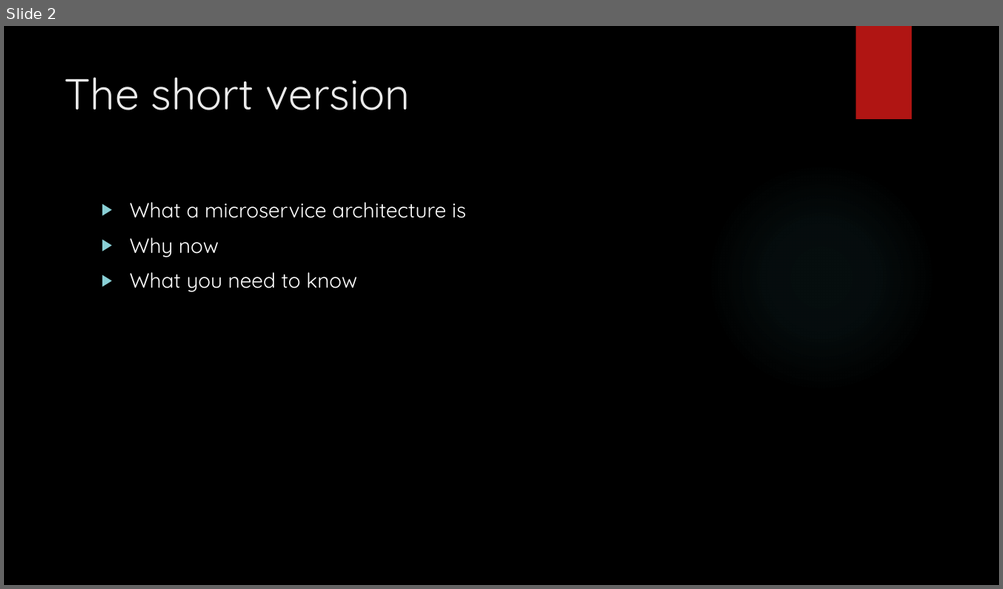
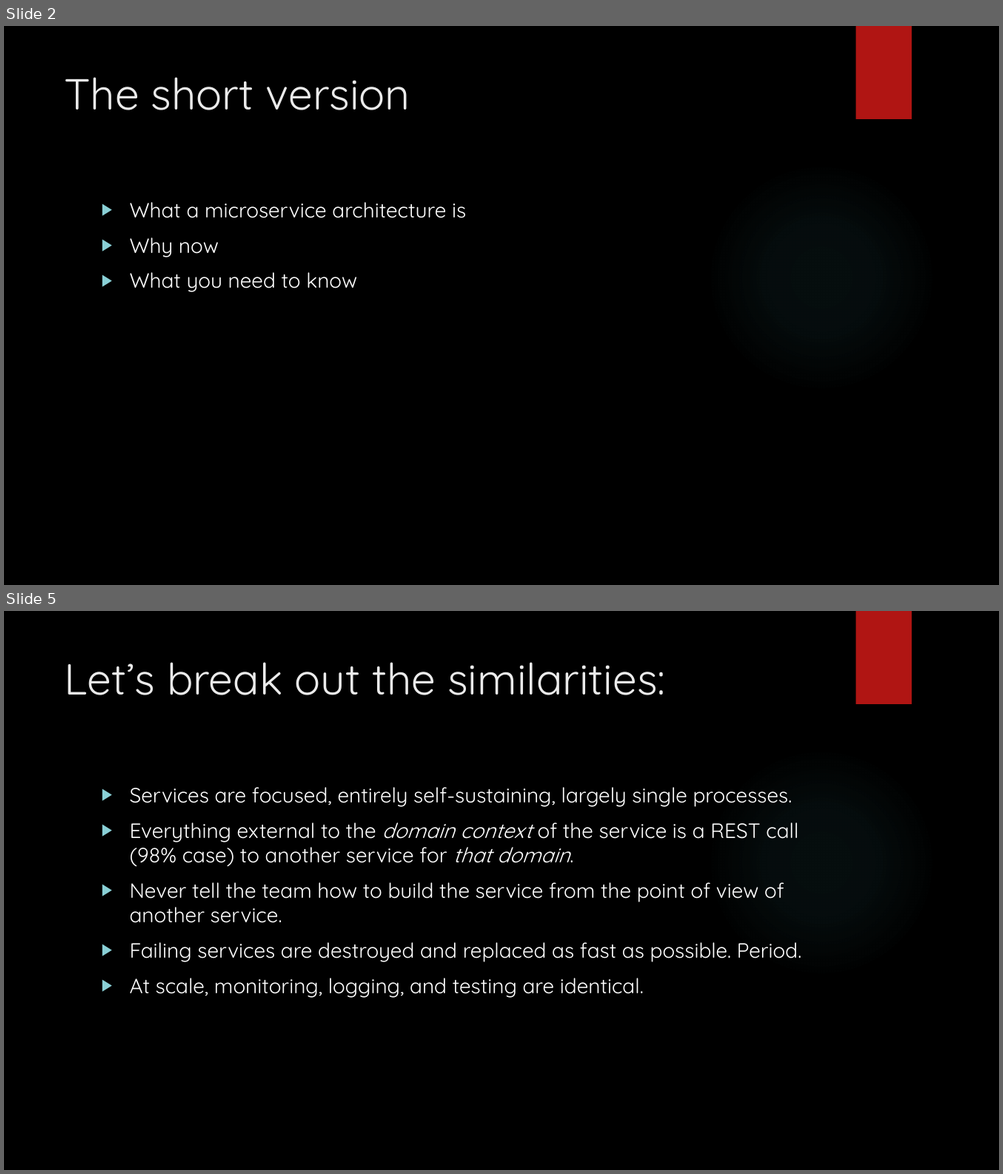
Before and after one commit to arif-aigonix/leap2015, a slide deck: Microservices Overview.pptx. Shown one above the other, each under a label of ours: slide 2 before the commit, slides 2 and 5 after it; the slides between them are not shown. The pictures are 1003x589 and 1003x1174 pixels, drawn with LibreOffice and Linux fonts; fonts in the diff are those of the drawing; background and template pictures are left out. Boxes give left, top, right and bottom in pixels: in the first picture for what was removed or moved away, otherwise in the second. Text is boxed around its words. In the diff, an @@ line names an element or a change of style, - is before the commit and + after.

Commit message:
inserting domains and real world impacts

```diff
--- a/Microservices Overview.pptx
+++ b/Microservices Overview.pptx
@@ slide 5 added at (4,611,999,1170), background picture (left out); not listed: 2 template elements that a slide beside it also shows @@
@@ title added at (64,662,665,695), 42 pt, text #EBEBEB @@
+Let’s break out the similarities:
@@ text added at (130,787,801,998), 20 pt, text #FFFFFF @@
+▶ Services are focused, entirely self-sustaining, largely single processes.
+▶ Everything external to the domain context of the service is a REST call (98% case) to another service for that domain.
+▶ Never tell the team how to build the service from the point of view of another service.
+▶ Failing services are destroyed and replaced as fast as possible. Period.
+▶ At scale, monitoring, logging, and testing are identical.
```
Also in this commit, not shown: 1 slide changed, 16 other slides added.
